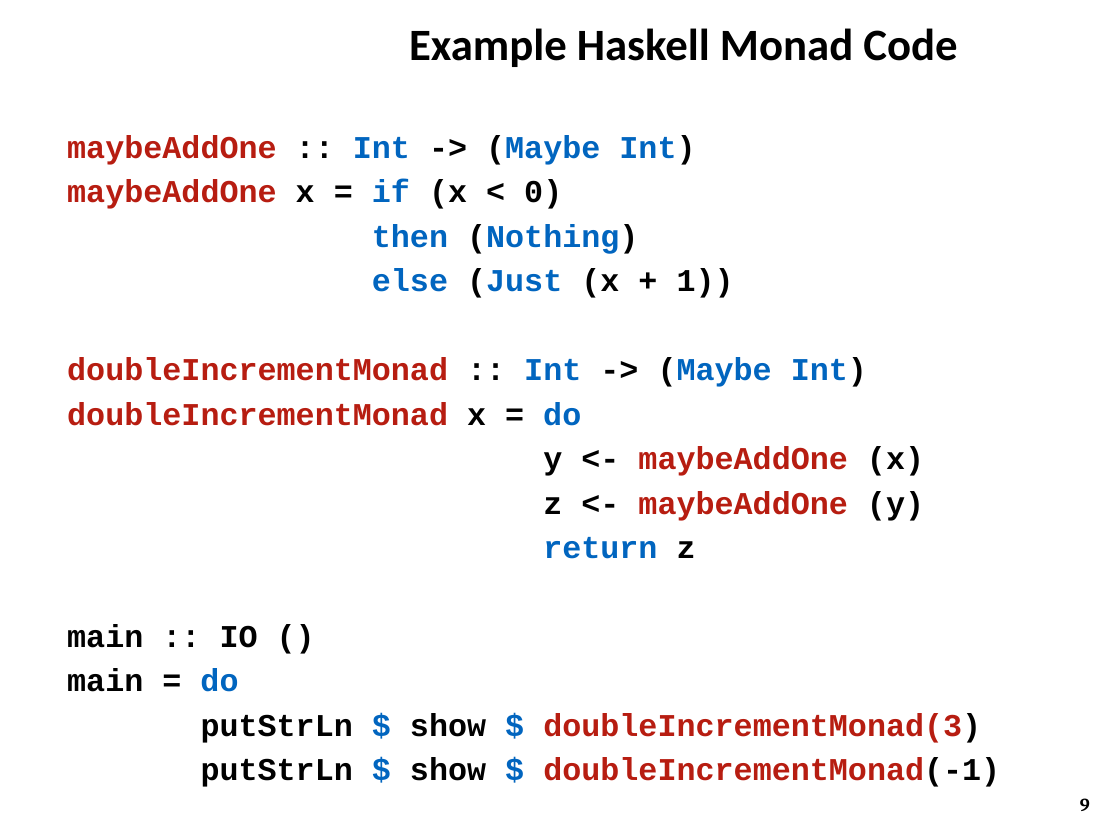
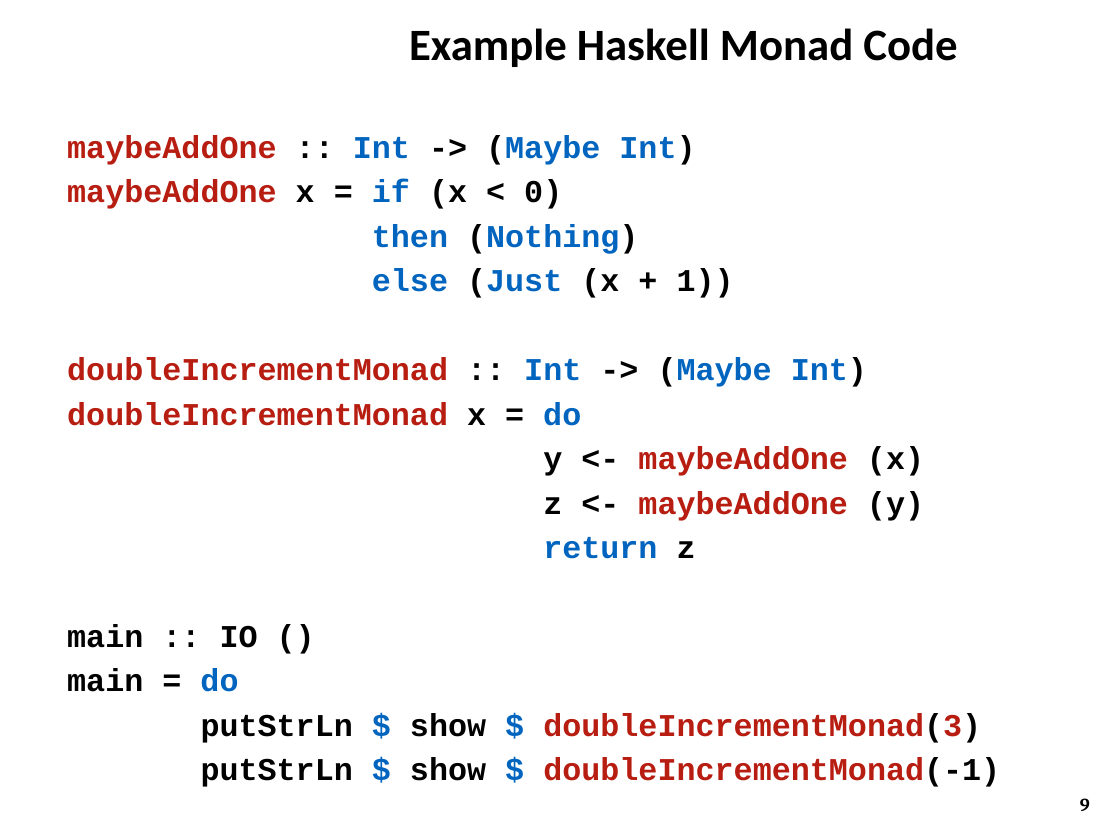
Before and after one commit to ZaydH/CS252, a slide deck: slide 9 of Project/Project_Presentation/Zayd_Hammoudeh_-_HamSkill_Run_Haskell_Anywhere.pptx. Drawn at 1120x840 pixels with LibreOffice and Linux fonts; fonts in the diff are those of the drawing; background and template pictures are left out. Boxes give left, top, right and bottom in pixels: in the first picture for what was removed or moved away, otherwise in the second. Text is boxed around its words. In the diff, an @@ line names an element or a change of style, - is before the commit and + after.

```diff
--- a/Project/Project_Presentation/Zayd_Hammoudeh_-_HamSkill_Run_Haskell_Anywhere.pptx
+++ b/Project/Project_Presentation/Zayd_Hammoudeh_-_HamSkill_Run_Haskell_Anywhere.pptx
@@ text at [201, 713, 981, 743]: text colour #B71D11 to #000000 in "doubleIncrementMonad(3)" @@
```
Also in this commit, not shown: 3 other slides changed.
